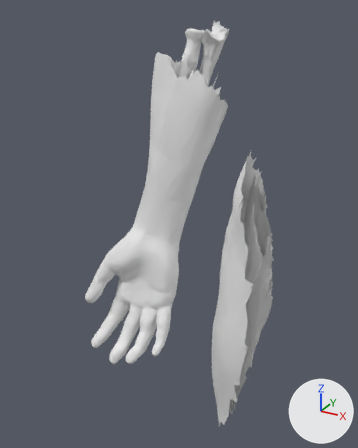
A saved change to the glTF model public/cuerpo3d/atlas/mano.glb.
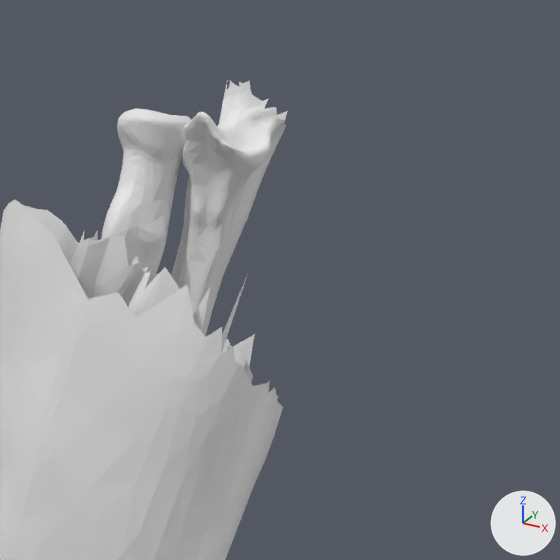
Each version is shown whole from a camera (50 mm lens) standing at (0.32, -5.84, 10.67) and looking at (-2.31, -1.05, 8.28), then close up on the part from 43% to 84% of the width and 0% to 32% of the height. Lighting does not change. The marker at lower right points along +X, +Y and +Z. The last two pictures show the newer version. The close-ups show mesh edges as thin lines.

The scene before the commit, as lines of its bpy script (objects in view):
```python
me_hueso_cubito = bpy.data.meshes.new('hueso-cubito')
me_hueso_cubito.from_pydata(...)  # 1503 vertices, 2968 faces; spans x -2.48..-1.98, y -1.2..-0.41, z 8.15..10.53
me_hueso_radio = bpy.data.meshes.new('hueso-radio')
me_hueso_radio.from_pydata(...)  # 1404 vertices, 2804 faces; spans x -2.8..-2.2, y -1.24..-0.57, z 8.16..10.45
me_piel = bpy.data.meshes.new('piel')
me_piel.from_pydata(...)  # 22796 vertices, 44978 faces; spans x -3.3..-1.07, y -1.95..-0.23, z 5.61..10.22
ob_hueso_cubito = bpy.data.objects.new('hueso-cubito', me_hueso_cubito)
ob_hueso_cubito.location = (0.0, 0.0, 0.0)
ob_hueso_radio = bpy.data.objects.new('hueso-radio', me_hueso_radio)
ob_hueso_radio.location = (0.0, 0.0, 0.0)
ob_piel = bpy.data.objects.new('piel', me_piel)
ob_piel.location = (0.0, 0.0, 0.0)
```
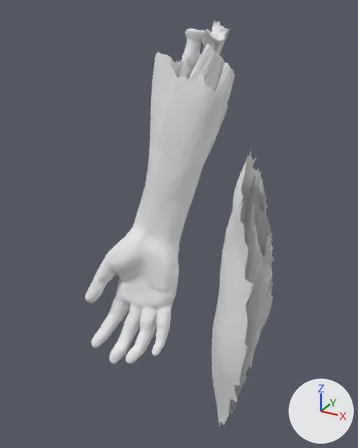
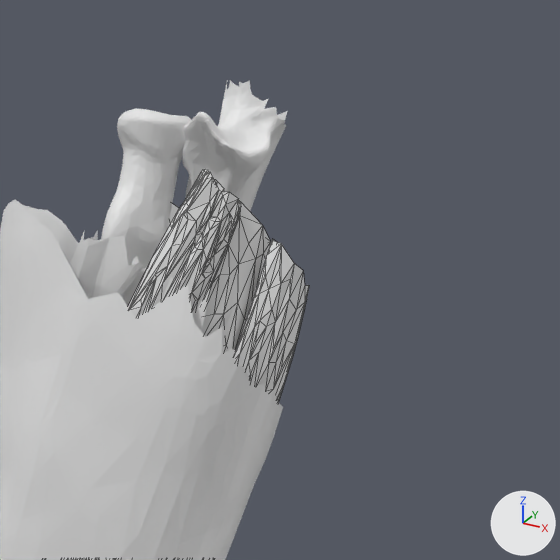
The change, as a diff of the scene's bpy script:
```diff
--- a/public/cuerpo3d/atlas/mano.glb.py
+++ b/public/cuerpo3d/atlas/mano.glb.py
@@ me_musculo_38638 @@
+me_musculo_38638.from_pydata(...)  # 755 vertices, 1492 faces; spans x -3.07..-1.92, y -1.64..-0.68, z 6.86..10.25
@@ me_musculo_38617 @@
+me_musculo_38617.from_pydata(...)  # 757 vertices, 1500 faces; spans x -2.47..-1.8, y -1.33..-0.64, z 7.92..10.14
@@ me_musculo_38460 @@
+me_musculo_38460.from_pydata(...)  # 762 vertices, 1498 faces; spans x -2.73..-1.95, y -1.33..-0.85, z 7.91..10.31
@@ me_musculo_38501 @@
+me_musculo_38501.from_pydata(...)  # 752 vertices, 1492 faces; spans x -3.06..-2.23, y -1.59..-0.43, z 6.88..10.22
@@ ob_musculo_38638 @@
+ob_musculo_38638 = bpy.data.objects.new('musculo-38638', me_musculo_38638)
+ob_musculo_38638.location = (0.0, 0.0, 0.0)
@@ ob_musculo_38617 @@
+ob_musculo_38617 = bpy.data.objects.new('musculo-38617', me_musculo_38617)
+ob_musculo_38617.location = (0.0, 0.0, 0.0)
@@ ob_musculo_38460 @@
+ob_musculo_38460 = bpy.data.objects.new('musculo-38460', me_musculo_38460)
+ob_musculo_38460.location = (0.0, 0.0, 0.0)
@@ ob_musculo_38501 @@
+ob_musculo_38501 = bpy.data.objects.new('musculo-38501', me_musculo_38501)
+ob_musculo_38501.location = (0.0, 0.0, 0.0)
```

Location of each change, [x1, y1, x2, y2] in pixels of the close-ups (560 x 560 px):
'musculo-38460', added
    after: [128, 169, 241, 317]
'musculo-38617', added
    after: [234, 239, 309, 403]
'musculo-38638', added
    after: [201, 202, 270, 354]
'musculo-38501', added (mostly hidden)
    after: [168, 203, 179, 228]
